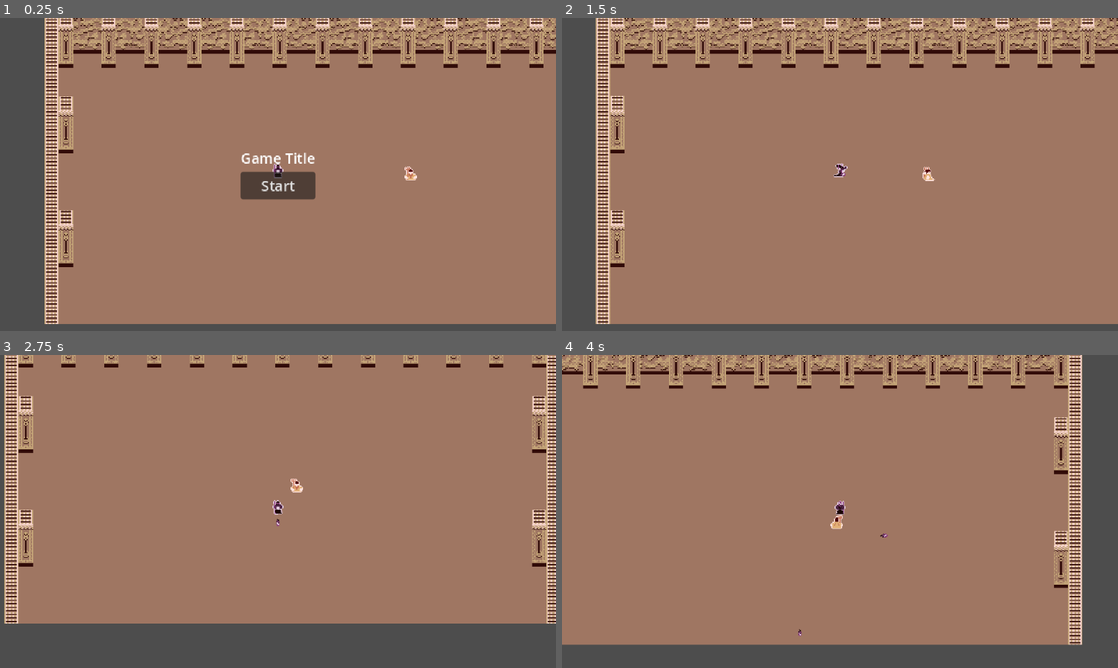
Above: before the commit, frames 1-4 (two rows, left to right).
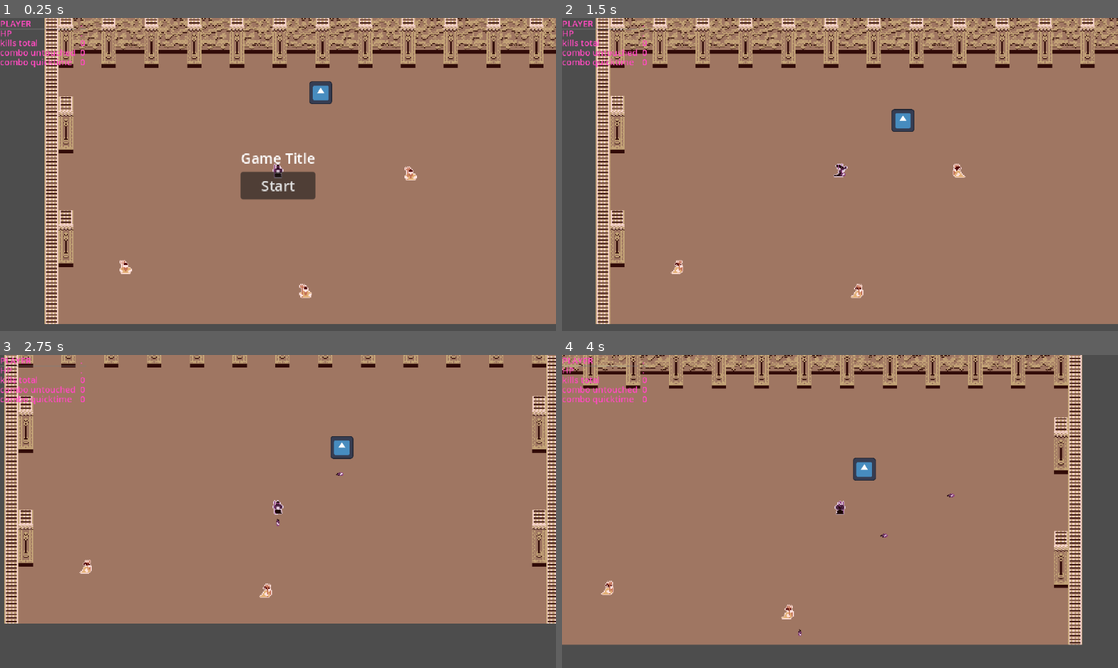
Above: after the commit, the same moments.

Repository: DanWaywell/collab_jam_game
Game: Godot game, scene res://game.tscn
Two runs of this game, one before a commit and one after it. Both use one fixed random seed, a clock stepped at 60 frames per second and the inputs below. The engine's default icon, where the game draws it, is replaced by a stand-in: a white triangle on a blue panel in a dark square.
Inputs (mouse positions are in pixels of both pictures, inside the frame that each line leads up to):
- Up to frame 1 (0.25 s): no input
- Up to frame 2 (1.5 s): click "Start" at 0.5 s; move the mouse to (962, 158) at 1.27 s; hold D (move_right) from 1.28 s (still down); tap Space (action_1) at 1.35 s
- Up to frame 3 (2.75 s): move the mouse to (166, 527) at 2.02 s; release D (move_right) at 2.03 s; hold S (move_down) from 2.03 s (still down); tap Space (action_1) at 2.1 s
- Up to frame 4 (4 s): move the mouse to (895, 442) at 2.77 s; release S (move_down) at 2.78 s; hold D (move_right) 2.78-3.53 s; tap Space (action_1) at 2.85, 3.6 s; move the mouse to (812, 574) at 3.52 s; hold W (move_up) from 3.53 s (still down)

The runs differ from the first frame. In frame 1, 0.9% of the frame differs, in the area x 0-60%, y 0-90%; in frame 2, 1.1%, in the area x 0-73%, y 0-90%; in frame 3, 1.0%; in frame 4, 1.0%.

Commit message:
rival system attempt
bug when following the second target

Diff:
--- a/src/character/character.gd
+++ b/src/character/character.gd
@@ -1,4 +1,4 @@
-extends CharacterBody2D
+class_name Player1 extends CharacterBody2D
 
 var speed = 60.0
 #const ACCELERATION = 10.0
@@ -43,6 +43,7 @@
 func fire_projectile():
 	var new_projectile = PROJECTILE.instantiate()
 	new_projectile.position = position
+	new_projectile.source = self
 	new_projectile.direction = direction_facing
 	add_sibling(new_projectile)
 
@@ -74,7 +75,7 @@
 		pass
 
 
-func take_damage(damage):
+func take_damage(damage, _source: CharacterBody2D):
 	health -= damage
 
 
--- a/src/character/character.tscn
+++ b/src/character/character.tscn
@@ -19,6 +19,33 @@
 stream_0/weight = 2.0
 stream_1/stream = ExtResource("3_0rvpn")
 stream_2/stream = ExtResource("5_o6jyn")
+
+[sub_resource type="Animation" id="Animation_tgjim"]
+length = 0.001
+tracks/0/type = "value"
+tracks/0/imported = false
+tracks/0/enabled = true
+tracks/0/path = NodePath("Sprite2D:position")
+tracks/0/interp = 1
+tracks/0/loop_wrap = true
+tracks/0/keys = {
+"times": PackedFloat32Array(0),
+"transitions": PackedFloat32Array(1),
+"update": 0,
+"values": [Vector2(0, -4)]
+}
+tracks/1/type = "value"
+tracks/1/imported = false
+tracks/1/enabled = true
+tracks/1/path = NodePath("Sprite2D:rotation")
+tracks/1/interp = 1
+tracks/1/loop_wrap = true
+tracks/1/keys = {
+"times": PackedFloat32Array(0),
+"transitions": PackedFloat32Array(1),
+"update": 0,
+"values": [0.0]
+}
 
 [sub_resource type="Animation" id="Animation_o6jyn"]
 resource_name = "walk"
@@ -48,33 +75,6 @@
 "transitions": PackedFloat32Array(1, 1, 1),
 "update": 0,
 "values": [0.0, 0.0909919, -0.0667334]
-}
-
-[sub_resource type="Animation" id="Animation_tgjim"]
-length = 0.001
-tracks/0/type = "value"
-tracks/0/imported = false
-tracks/0/enabled = true
-tracks/0/path = NodePath("Sprite2D:position")
-tracks/0/interp = 1
-tracks/0/loop_wrap = true
-tracks/0/keys = {
-"times": PackedFloat32Array(0),
-"transitions": PackedFloat32Array(1),
-"update": 0,
-"values": [Vector2(0, -4)]
-}
-tracks/1/type = "value"
-tracks/1/imported = false
-tracks/1/enabled = true
-tracks/1/path = NodePath("Sprite2D:rotation")
-tracks/1/interp = 1
-tracks/1/loop_wrap = true
-tracks/1/keys = {
-"times": PackedFloat32Array(0),
-"transitions": PackedFloat32Array(1),
-"update": 0,
-"values": [0.0]
 }
 
 [sub_resource type="AnimationLibrary" id="AnimationLibrary_wy5t8"]
--- a/src/game.tscn
+++ b/src/game.tscn
@@ -1,10 +1,11 @@
-[gd_scene load_steps=6 format=3 uid="uid://b08ig35eso0ox"]
+[gd_scene load_steps=7 format=3 uid="uid://b08ig35eso0ox"]
 
 [ext_resource type="Script" uid="uid://b7j4utq80hr78" path="res://game.gd" id="1_80nbo"]
 [ext_resource type="PackedScene" uid="uid://d3hvkkumuenkk" path="res://arena/arena.tscn" id="3_7jktm"]
 [ext_resource type="PackedScene" uid="uid://cg3jfm0s4gfj4" path="res://character/character.tscn" id="4_ryrav"]
 [ext_resource type="PackedScene" uid="uid://btkeixeq5foot" path="res://ui/ui.tscn" id="5_eow3j"]
 [ext_resource type="PackedScene" uid="uid://dk8rn71qxwpvw" path="res://opponent/opponent.tscn" id="5_j5wjh"]
+[ext_resource type="PackedScene" uid="uid://clfvkqd0lle4" path="res://rival/rival.tscn" id="6_ryrav"]
 
 [node name="Game" type="Node2D"]
 process_mode = 4
@@ -19,5 +20,14 @@
 unique_name_in_owner = true
 position = Vector2(262, 184)
 
-[node name="Opponent" parent="." instance=ExtResource("5_j5wjh")]
+[node name="Klaus" parent="." instance=ExtResource("5_j5wjh")]
 position = Vector2(411, 183)
+
+[node name="Bob" parent="." instance=ExtResource("5_j5wjh")]
+position = Vector2(91, 288)
+
+[node name="Juergen" parent="." instance=ExtResource("5_j5wjh")]
+position = Vector2(293, 315)
+
+[node name="Rival" parent="." instance=ExtResource("6_ryrav")]
+position = Vector2(310, 92)
--- a/src/opponent/opponent.gd
+++ b/src/opponent/opponent.gd
@@ -1,4 +1,4 @@
-extends CharacterBody2D
+class_name Mob extends CharacterBody2D
 
 var speed = 40.0
 
@@ -6,14 +6,30 @@
 
 var direction_facing = Vector2.RIGHT
 
-var health = 3
+@export var health = 3
 
 @onready var sprite: Sprite2D = $Sprite2D
-@onready var target = %Character
+@onready var target: CharacterBody2D
+
+func _ready() -> void:
+	spawn()
+
+func spawn():
+	print_debug("spawned")
+	GlobalGameManager.mob_spawned.emit(self)
+
+func seek_target(new_target: CharacterBody2D):
+	if target == null:
+		target = new_target
+	else:
+		pass
 
 
 func _physics_process(_delta: float) -> void:
-	var input_direction = target.position - position
+	var input_direction
+	if target:
+		input_direction= target.position - position
+	else: input_direction = Vector2.ZERO
 
 	var move_direction = input_direction.normalized()
 
@@ -28,7 +44,6 @@
 		#velocity.y = move_toward(velocity.y, 0, DECELERATION)
 
 	move_and_slide()
-
 	set_direction_facing(input_direction)
 	set_sprite()
 	check_health()
@@ -71,10 +86,22 @@
 		pass
 
 
-func take_damage(damage):
+var last_hit_source: CharacterBody2D
+func take_damage(damage, source: CharacterBody2D):
 	health -= damage
+	last_hit_source = source
 
 
 func check_health():
 	if health < 1:
+		if last_hit_source is Player1:
+			GlobalGameManager.enemy_killed_by_player.emit(self)
+		if last_hit_source is Rival:
+			GlobalGameManager.enemy_killed_by_rival.emit(self)
 		queue_free()
+
+
+func _on_detection_area_body_entered(body: Node2D) -> void:
+	if body is Player1 or body is Rival:
+		seek_target(body)
+		pass # Replace with function body.
--- a/src/opponent/opponent.tscn
+++ b/src/opponent/opponent.tscn
@@ -6,7 +6,10 @@
 [sub_resource type="RectangleShape2D" id="RectangleShape2D_d30dk"]
 size = Vector2(8, 8)
 
-[node name="Opponent" type="CharacterBody2D"]
+[sub_resource type="CircleShape2D" id="CircleShape2D_5opsa"]
+radius = 82.0061
+
+[node name="Opponent" type="CharacterBody2D" groups=["mobs"]]
 collision_layer = 4
 script = ExtResource("1_sq63s")
 
@@ -19,3 +22,12 @@
 frame = 1
 region_enabled = true
 region_rect = Rect2(0, 16, 64, 16)
+
+[node name="detection_area" type="Area2D" parent="."]
+collision_layer = 0
+collision_mask = 2
+
+[node name="CollisionShape2D" type="CollisionShape2D" parent="detection_area"]
+shape = SubResource("CircleShape2D_5opsa")
+
+[connection signal="body_entered" from="detection_area" to="." method="_on_detection_area_body_entered"]
--- a/src/project.godot
+++ b/src/project.godot
@@ -22,15 +22,19 @@
 [autoload]
 
 AudioGlobal="*res://audio/audio_global.tscn"
+GlobalGameManager="*res://systems/global_game_manager.tscn"
 
 [display]
 
 window/size/viewport_width=624
 window/size/viewport_height=352
-window/size/mode=3
 window/size/window_width_override=1280
 window/size/window_height_override=720
 window/stretch/mode="canvas_items"
+
+[global_group]
+
+mobs="group for mobs"
 
 [importer_defaults]
 
--- a/src/projectile/projectile.gd
+++ b/src/projectile/projectile.gd
@@ -5,7 +5,7 @@
 var direction = Vector2.RIGHT
 var damage = 1
 
-
+@export var source: CharacterBody2D
 
 func _ready() -> void:
 	AudioGlobal.play_sound("magic_projectile2", -20.0)
@@ -18,7 +18,7 @@
 
 func _on_body_entered(body: Node2D) -> void:
 	if body.has_method("take_damage"):
-		body.take_damage(damage)
+		body.take_damage(damage, source)
 
 	queue_free()
 
--- /dev/null
+++ b/src/rival/rival.gd
@@ -0,0 +1,178 @@
+class_name Rival extends CharacterBody2D
+
+var speed = 50.0
+
+#const PROJECTILE = preload("res://projectile/projectile.tscn")
+var direction_facing = Vector2.RIGHT
+
+var health = 3
+
+@onready var sprite: Sprite2D = $Sprite2D
+var current_target: Mob
+
+func _ready() -> void:
+	GlobalGameManager.enemy_killed_by_rival.connect(enemy_killed)
+	GlobalGameManager.mob_spawned.connect(target_spotted)
+	pass
+
+
+
+var targets: Array [Mob]
+# new enemies get signalled on spawn/ready
+# if another target is near (entered area2D) target changes
+func target_spotted(new_target: Mob):
+	targets.append(new_target)
+	if current_target == null:
+		print("target_spotted: new target, target was null")
+		current_target = new_target
+		check_append_to_targets(new_target)
+	else:
+		check_append_to_targets(new_target)
+	pass
+
+func check_append_to_targets(new_target):
+	if target_in_reach.has(new_target):
+		pass
+	else:
+		target_in_reach.append(new_target)
+
+func change_target(near_target: Mob):
+	if current_target == null:
+		print("change_target: target was null")
+		current_target = near_target
+		check_append_to_targets(near_target)
+		return
+	else:
+		await get_tree().create_timer(1).timeout
+		current_target = near_target
+		print("change_target: new near target")
+		check_append_to_targets(near_target)
+
+func attack():
+	await get_tree().create_timer(0.8).timeout
+	if current_target:
+		if target_in_reach.has(current_target):
+			#simulate attack with await
+			print("Rival damaged Mob")
+			current_target.take_damage(1,self)
+			attack()
+	else: pass
+
+func enemy_killed(enemy: Mob):
+	if current_target == enemy:
+		target_in_reach.erase(enemy)
+		print(target_in_reach)
+		if target_in_reach.size() > 0:
+			current_target = target_in_reach.back()
+		else:
+			current_target = null
+
+
+func stroll():
+	pass
+
+
+func _physics_process(_delta: float) -> void:
+	var input_direction
+	if current_target:
+		input_direction = current_target.position - position
+	else:
+		input_direction = Vector2.ZERO
+
+	var move_direction = input_direction.normalized()
+
+	# Movement x y
+	if move_direction:
+		velocity = move_direction * speed
+		#velocity.x = move_toward(velocity.x, move_direction.x * speed * input_direction.length(), ACCELERATION)
+		#velocity.y = move_toward(velocity.y, move_direction.y * speed * input_direction.length(), ACCELERATION)
+	else:
+		velocity = Vector2.ZERO
+		#velocity.x = move_toward(velocity.x, 0, DECELERATION)
+		#velocity.y = move_toward(velocity.y, 0, DECELERATION)
+
+	move_and_slide()
+
+	set_direction_facing(input_direction)
+	set_sprite()
+	check_health()
+
+	#if Input.is_action_just_pressed("action_1"):
+		#fire_projectile()
+	#
+	#
+#func fire_projectile():
+	#var new_projectile = PROJECTILE.instantiate()
+	#new_projectile.position = position
+	#new_projectile.direction = direction_facing
+	#add_sibling(new_projectile)
+
+
+func set_direction_facing(vec2):
+	if vec2 != Vector2.ZERO:
+		if abs(vec2.x) > abs(vec2.y):
+			if vec2.x > 0:
+				direction_facing = Vector2.RIGHT
+			else:
+				direction_facing = Vector2.LEFT
+		else:
+			if vec2.y > 0:
+				direction_facing = Vector2.DOWN
+			else:
+				direction_facing = Vector2.UP
+
+
+func set_sprite():
+#	if direction_facing == Vector2.UP:
+#		sprite.frame = 0
+#	elif direction_facing == Vector2.RIGHT:
+#		sprite.frame = 3
+#	elif direction_facing == Vector2.DOWN:
+#		sprite.frame = 1
+#	elif direction_facing == Vector2.LEFT:
+#		sprite.frame = 2
+#	else:
+		pass
+
+
+var last_hit_source: CharacterBody2D
+func take_damage(damage, source: CharacterBody2D):
+	if source != Player1:
+		#for testing
+		health -= damage
+		last_hit_source = source
+
+
+func check_health():
+	if health < 1:
+#		if last_hit_source is Player1:
+#			GlobalGameManager.count_kills()
+		#if last_hit_source is Rival:
+		queue_free()
+
+var target_in_reach:Array [Mob]
+func _on_enemy_area_body_entered(body: Node2D) -> void:
+	if body is Mob:
+
+		change_target(body)
+	pass # Replace with function body.
+
+var attacking:bool = false
+func _on_attack_reach_body_entered(body: Node2D) -> void:
+	if attacking == false:
+		if body is Mob:
+			if body == current_target:
+				attack()
+				attacking = true
+				return
+	else:
+		await get_tree().create_timer(0.8).timeout
+		attacking = false
+	pass # Replace with function body.
+
+
+func _on_attack_reach_body_exited(body: Node2D) -> void:
+	if body is Mob:
+		if target_in_reach.has(body):
+			target_in_reach.erase(body)
+	pass # Replace with function body.
--- /dev/null
+++ b/src/rival/rival.tscn
@@ -0,0 +1,41 @@
+[gd_scene load_steps=6 format=3 uid="uid://clfvkqd0lle4"]
+
+[ext_resource type="Script" uid="uid://do1vieeeykvo1" path="res://rival/rival.gd" id="1_3fwa0"]
+[ext_resource type="Texture2D" uid="uid://do7ovd42duyjr" path="res://icon.svg" id="2_5sqv4"]
+
+[sub_resource type="RectangleShape2D" id="RectangleShape2D_umddo"]
+
+[sub_resource type="CircleShape2D" id="CircleShape2D_3fwa0"]
+radius = 37.2156
+
+[sub_resource type="CircleShape2D" id="CircleShape2D_5sqv4"]
+radius = 16.0
+
+[node name="Rival" type="CharacterBody2D"]
+collision_layer = 2
+script = ExtResource("1_3fwa0")
+
+[node name="Sprite2D" type="Sprite2D" parent="."]
+scale = Vector2(0.2, 0.2)
+texture = ExtResource("2_5sqv4")
+
+[node name="CollisionShape2D" type="CollisionShape2D" parent="."]
+shape = SubResource("RectangleShape2D_umddo")
+
+[node name="enemy_area" type="Area2D" parent="."]
+collision_layer = 0
+collision_mask = 4
+
+[node name="enemy_circle" type="CollisionShape2D" parent="enemy_area"]
+shape = SubResource("CircleShape2D_3fwa0")
+
+[node name="attack_reach" type="Area2D" parent="."]
+collision_layer = 0
+collision_mask = 4
+
+[node name="reach_collision" type="CollisionShape2D" parent="attack_reach"]
+shape = SubResource("CircleShape2D_5sqv4")
+
+[connection signal="body_entered" from="enemy_area" to="." method="_on_enemy_area_body_entered"]
+[connection signal="body_entered" from="attack_reach" to="." method="_on_attack_reach_body_entered"]
+[connection signal="body_exited" from="attack_reach" to="." method="_on_attack_reach_body_exited"]
--- /dev/null
+++ b/src/systems/debug_overlay.gd
@@ -0,0 +1,15 @@
+extends CanvasLayer
+
+@onready var game_manager = $".."
+
+@onready var player: Label = %PLAYER
+@onready var hp: Label = %HP
+@onready var kills_total: Label = %"kills total"
+@onready var combo_untouched: Label = %"combo untouched"
+@onready var combo_quicktime: Label = %"combo quicktime"
+
+
+func _process(_delta: float) -> void:
+	kills_total.text = str(game_manager.enemies_defeated)
+	combo_untouched.text = str(game_manager.kill_combo)
+	combo_quicktime.text = str(game_manager.quickness_kill_combo)
--- /dev/null
+++ b/src/systems/global_game_manager.gd
@@ -0,0 +1,65 @@
+class_name GameManager extends Node
+
+# tracks game state and global vars
+#functions as a Signal Bus
+
+signal enemy_killed_by_player(mob:Mob)
+signal enemy_killed_by_rival(mob:Mob)
+signal player_got_hit
+
+signal mob_spawned(mob:Mob)
+
+func _ready() -> void:
+	enemy_killed_by_player.connect(quickness_combo)
+	enemy_killed_by_player.connect(count_kills)
+	player_got_hit.connect(kill_combo_reset)
+
+
+var current_game_state
+enum  STATE {
+FIGHT,
+SHOP,
+}
+
+var enemies_defeated: int
+## how excited is the crowd?
+var crowd_activation: float
+## kills without taken dmg in between
+var kill_combo: int
+##
+
+func kill_combo_reset():
+	kill_combo = 0
+
+var quickness_kill_combo: int
+
+##for quickness combo
+@export var time_between_kills: float = 3.0
+@onready var kill_timer = $quick_kill_timer
+
+func count_kills(_mob):
+	kill_combo += 1
+	enemies_defeated += 1
+
+var quick_combo_start: bool = false
+
+func quickness_combo(_mob):
+	print("quick combo")
+	if quick_combo_start == false:
+		quickness_kill_combo += 1
+		print("quick combo started")
+		kill_timer.start(time_between_kills)
+		quick_combo_start = true
+		return
+	if quick_combo_start == true:
+		kill_timer.start(time_between_kills)
+		quickness_kill_combo += 1
+		crowd_activation += 0.1
+
+func _on_quick_kill_timer_timeout() -> void:
+	var last_combo = quickness_kill_combo
+	if last_combo > 1:
+		crowd_activation -= (last_combo * 0.1)
+	print("quick combo timeout!")
+	quickness_kill_combo = 0
+	quick_combo_start = false
--- /dev/null
+++ b/src/systems/global_game_manager.tscn
@@ -0,0 +1,83 @@
+[gd_scene load_steps=4 format=3 uid="uid://xcdvgkn005ur"]
+
+[ext_resource type="Script" uid="uid://b15yelixhw54w" path="res://systems/global_game_manager.gd" id="1_7rmnk"]
+[ext_resource type="Script" uid="uid://cwmktv3cd0l8d" path="res://systems/debug_overlay.gd" id="2_eh8v3"]
+
+[sub_resource type="Theme" id="Theme_l7gmg"]
+Label/colors/font_color = Color(1, 0.292141, 0.752612, 1)
+
+[node name="GlobalGameManager" type="Node"]
+script = ExtResource("1_7rmnk")
+
+[node name="quick_kill_timer" type="Timer" parent="."]
+
+[node name="debug_overlay" type="CanvasLayer" parent="."]
+script = ExtResource("2_eh8v3")
+
+[node name="Player_values" type="HBoxContainer" parent="debug_overlay"]
+offset_right = 40.0
+offset_bottom = 40.0
+scale = Vector2(0.6, 0.6)
+theme = SubResource("Theme_l7gmg")
+theme_override_constants/separation = 9
+
+[node name="VBoxContainer2" type="VBoxContainer" parent="debug_overlay/Player_values"]
+layout_mode = 2
+theme_override_constants/separation = -4
+
+[node name="PLAYER" type="Label" parent="debug_overlay/Player_values/VBoxContainer2"]
+layout_mode = 2
+text = "PLAYER"
+
+[node name="HSeparator" type="HSeparator" parent="debug_overlay/Player_values/VBoxContainer2"]
+layout_mode = 2
+
+[node name="HP" type="Label" parent="debug_overlay/Player_values/VBoxContainer2"]
+layout_mode = 2
+text = "HP"
+
+[node name="kills total" type="Label" parent="debug_overlay/Player_values/VBoxContainer2"]
+layout_mode = 2
+text = "kills total"
+
+[node name="combo untouched" type="Label" parent="debug_overlay/Player_values/VBoxContainer2"]
+layout_mode = 2
+text = "combo untouched"
+
+[node name="combo quicktime" type="Label" parent="debug_overlay/Player_values/VBoxContainer2"]
+layout_mode = 2
+text = "combo quicktime"
+
+[node name="VBoxContainer" type="VBoxContainer" parent="debug_overlay/Player_values"]
+layout_mode = 2
+theme_override_constants/separation = -4
+
+[node name="PLAYER" type="Label" parent="debug_overlay/Player_values/VBoxContainer"]
+unique_name_in_owner = true
+layout_mode = 2
+text = "."
+
+[node name="HSeparator" type="HSeparator" parent="debug_overlay/Player_values/VBoxContainer"]
+layout_mode = 2
+
+[node name="HP" type="Label" parent="debug_overlay/Player_values/VBoxContainer"]
+unique_name_in_owner = true
+layout_mode = 2
+text = "."
+
+[node name="kills total" type="Label" parent="debug_overlay/Player_values/VBoxContainer"]
+unique_name_in_owner = true
+layout_mode = 2
+text = "."
+
+[node name="combo untouched" type="Label" parent="debug_overlay/Player_values/VBoxContainer"]
+unique_name_in_owner = true
+layout_mode = 2
+text = "."
+
+[node name="combo quicktime" type="Label" parent="debug_overlay/Player_values/VBoxContainer"]
+unique_name_in_owner = true
+layout_mode = 2
+text = "."
+
+[connection signal="timeout" from="quick_kill_timer" to="." method="_on_quick_kill_timer_timeout"]
--- a/src/ui/ui.gd
+++ b/src/ui/ui.gd
@@ -7,6 +7,8 @@
 	AudioGlobal.set_music_state(AudioGlobal.STATE.FIGHT) #fade to fight music
 	AudioGlobal.play_sound("button_1")
 
+	get_tree().call_group("mobs", "spawn")
+
 # button sounds
 func _on_start_button_mouse_entered() -> void:
 	AudioGlobal.play_sound("button_2")
Not shown: 1 places in src/opponent/opponent.tscn that only renumber resources
Not shown, added: src/rival/rival.gd.uid
Not shown, added: src/systems/debug_overlay.gd.uid
Not shown, added: src/systems/global_game_manager.gd.uid
